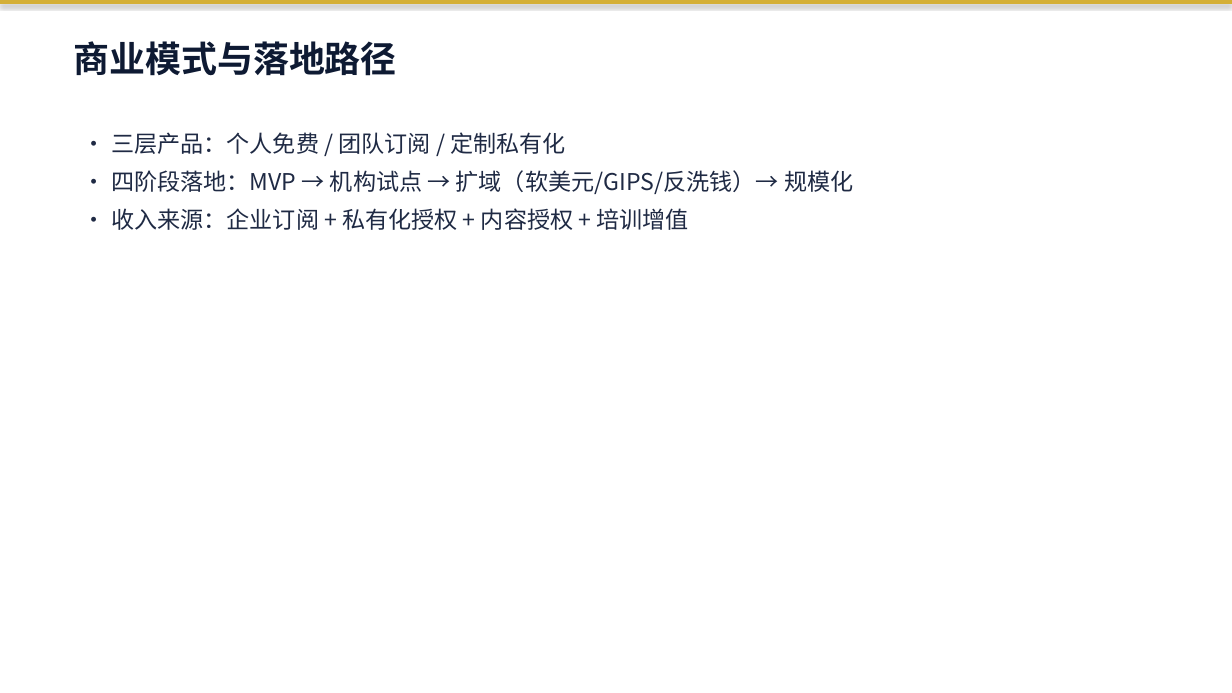
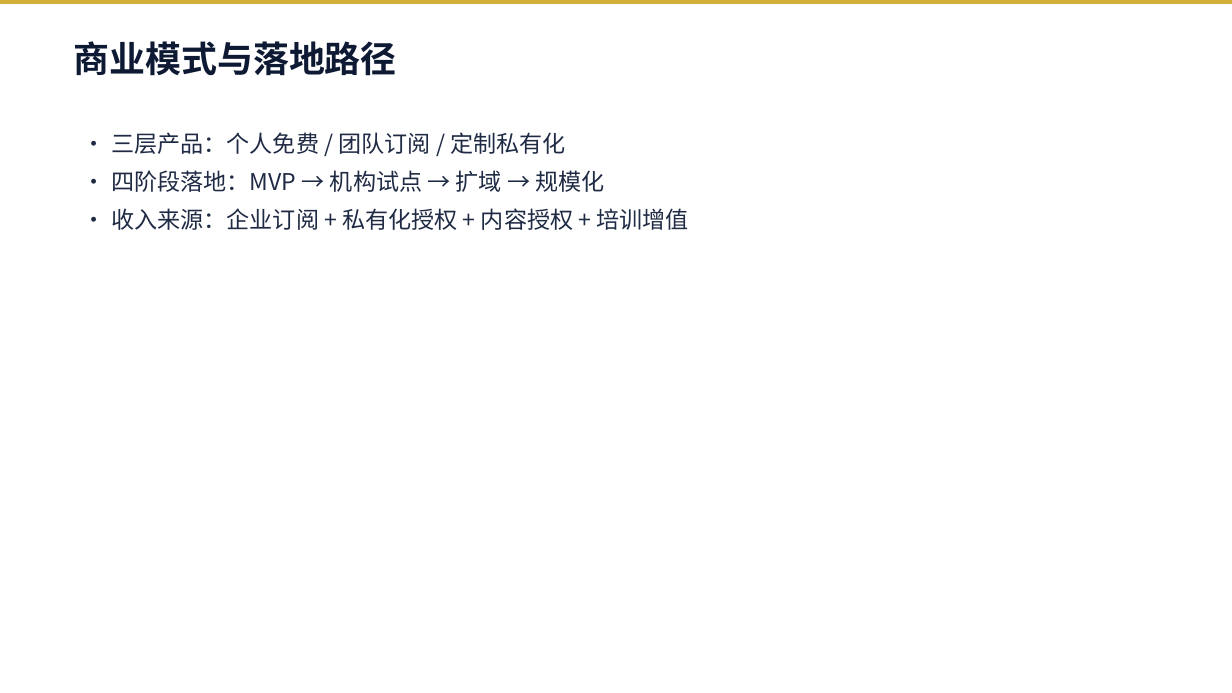
Before and after one commit to JackMA-SYSU/cfa-compliance-assistant, a slide deck: slide 15 of 商策PPT_暑假不回家队.pptx (slide 11 before the commit). Drawn at 1232x693 pixels with LibreOffice and Linux fonts; fonts in the diff are those of the drawing. Boxes give left, top, right and bottom in pixels: in the first picture for what was removed or moved away, otherwise in the second. Text is boxed around its words. In the diff, an @@ line names an element or a change of style, - is before the commit and + after.

```diff
--- a/商策PPT_暑假不回家队.pptx
+++ b/商策PPT_暑假不回家队.pptx
@@ rectangle at (x1=0, y1=0, x2=1232, y2=4): shadow off @@
@@ text at (x1=111, y1=170, x2=604, y2=192): text changed @@
-• 四阶段落地：MVP → 机构试点 → 扩域（软美元/GIPS/反洗钱）→ 规模化
+• 四阶段落地：MVP → 机构试点 → 扩域 → 规模化
```
Also in this commit, not shown: 10 other slides changed, 5 slides added, 2 slides removed, 2 other files.
